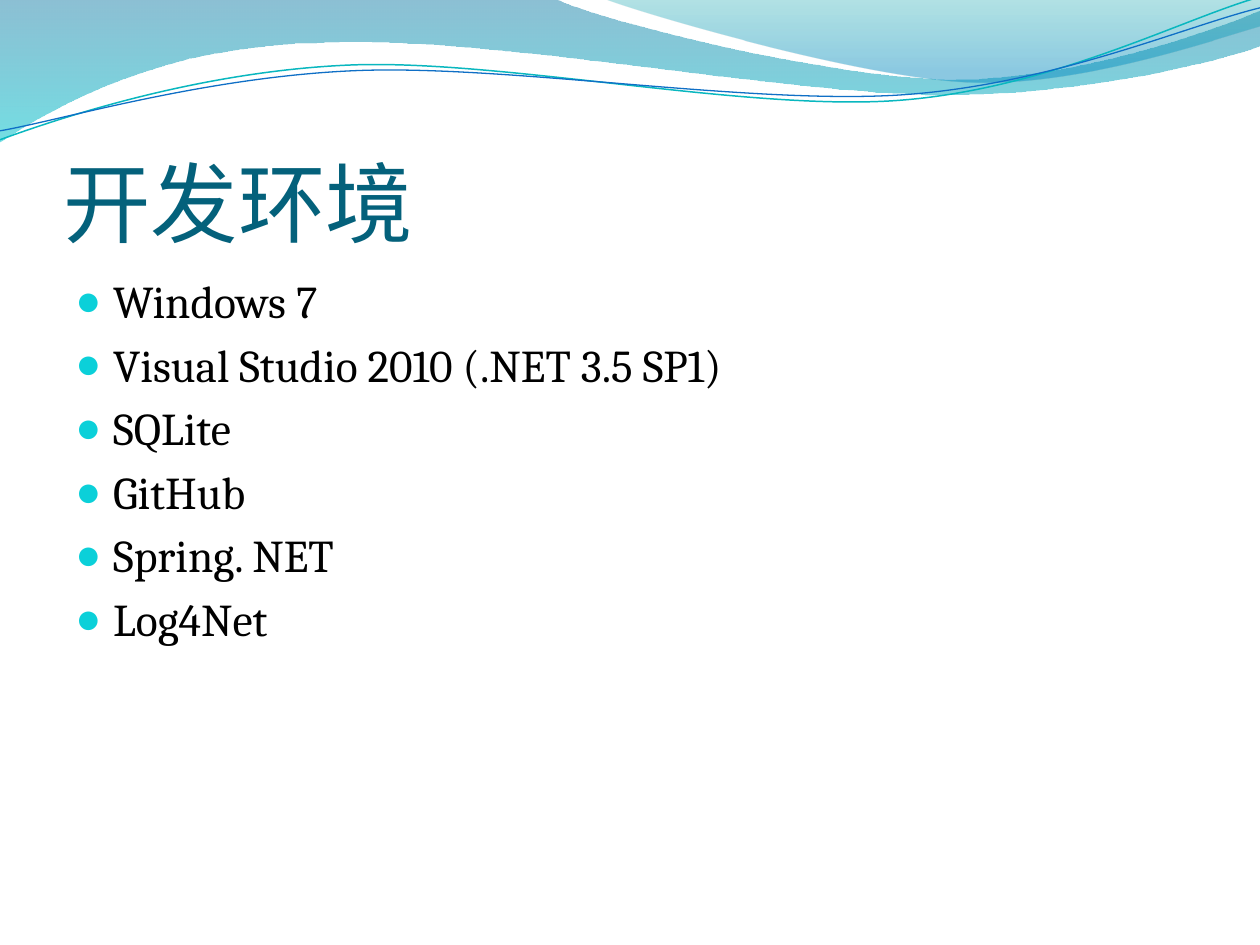
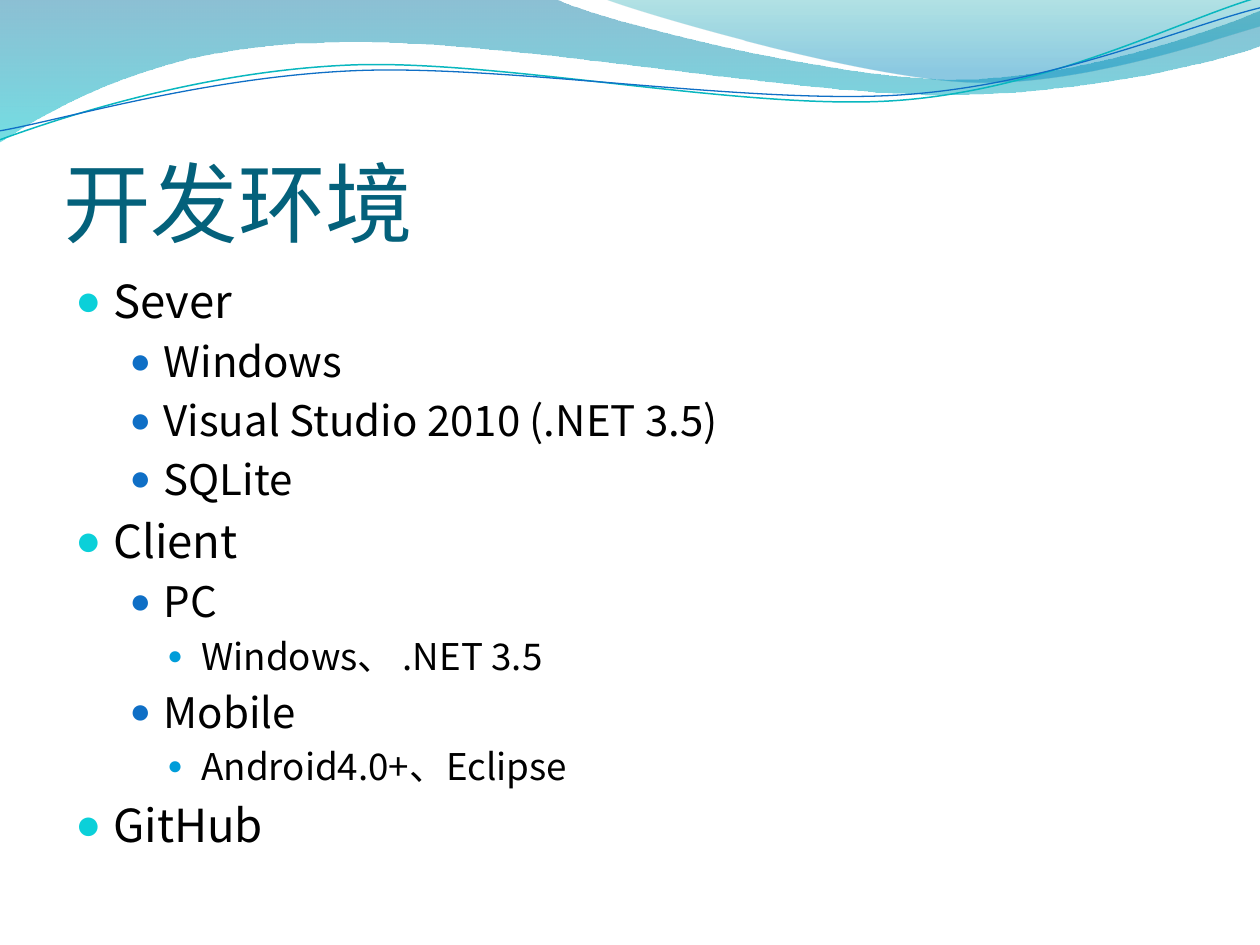
Before and after one commit to ggxx/SextantTG, a slide deck: slide 3 of doc/大作业汇报.pptx. Drawn at 1260x945 pixels with LibreOffice and Linux fonts; fonts in the diff are those of the drawing; background and template pictures are left out. Boxes give left, top, right and bottom in pixels: in the first picture for what was removed or moved away, otherwise in the second. Text is boxed around its words. In the diff, an @@ line names an element or a change of style, - is before the commit and + after.

```diff
--- a/doc/大作业汇报.pptx
+++ b/doc/大作业汇报.pptx
@@ text at (x1=113, y1=284, x2=718, y2=444): text changed; size 26 to 24 pt; font Cambria to Noto Sans CJK SC @@
-● Windows 7
-● Visual Studio 2010 (.NET 3.5 SP1)
+● Sever
+  ● Windows
+  ● Visual Studio 2010 (.NET 3.5)
@@ text at (x1=113, y1=462, x2=293, y2=843): size 26 to 24 pt in "SQLite"; font Cambria to Noto Sans CJK SC in "SQLite", "GitHub"; list level 1 to 2 in "SQLite"; bullet colour #0BD0D9 to #0F6FC6 @@
@@ text at (x1=113, y1=521, x2=567, y2=789): paragraphs added @@
+● Client
+  ● PC
+    ● Windows、 .NET 3.5
+  ● Mobile
+    ● Android4.0+、Eclipse
@@ text at (x1=113, y1=541, x2=333, y2=646): paragraphs removed @@
-● Spring. NET
-● Log4Net
```
Also in this commit, not shown: 9 other slides changed, 7 slides added, 2 slides removed, 4 other files.
